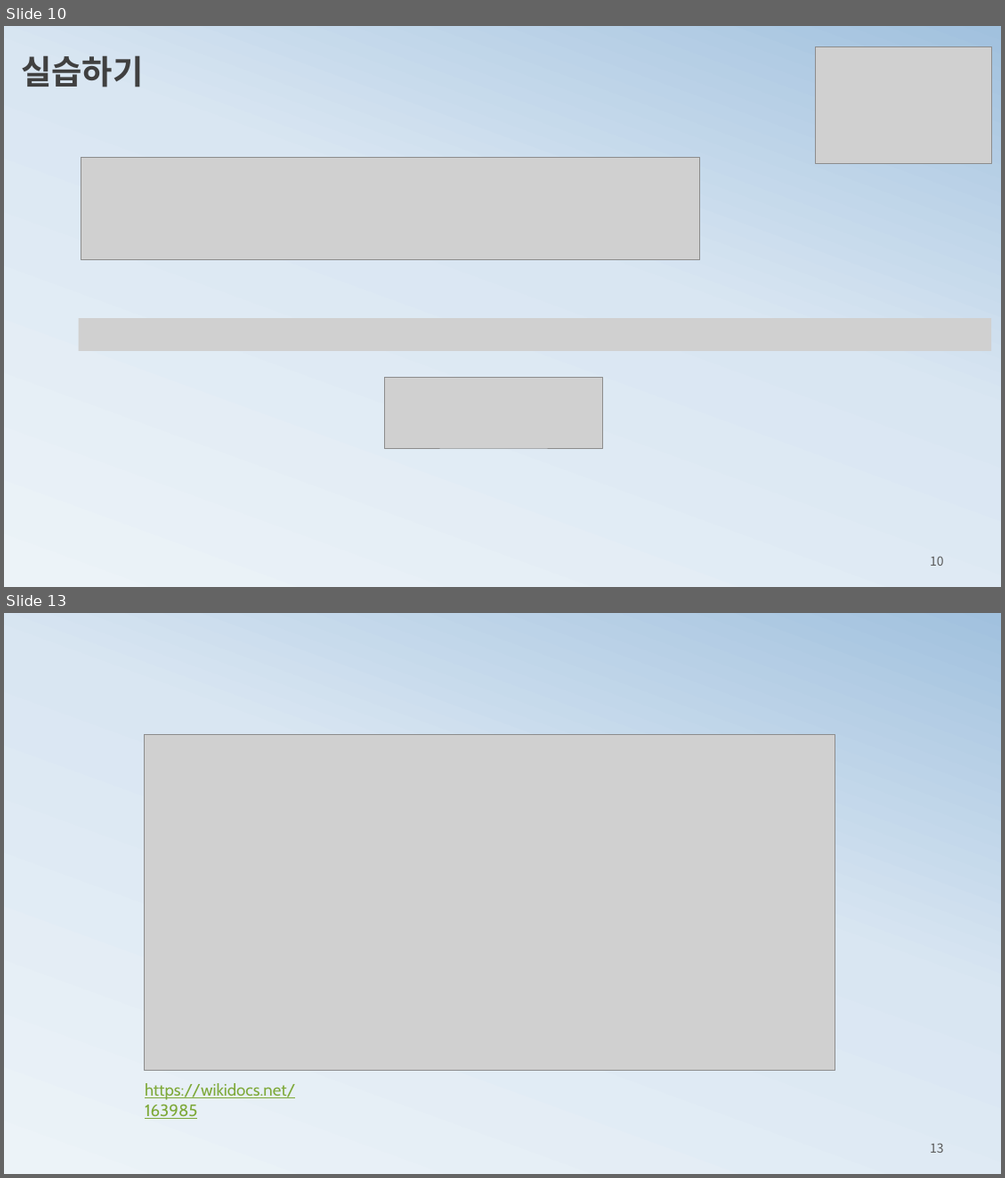
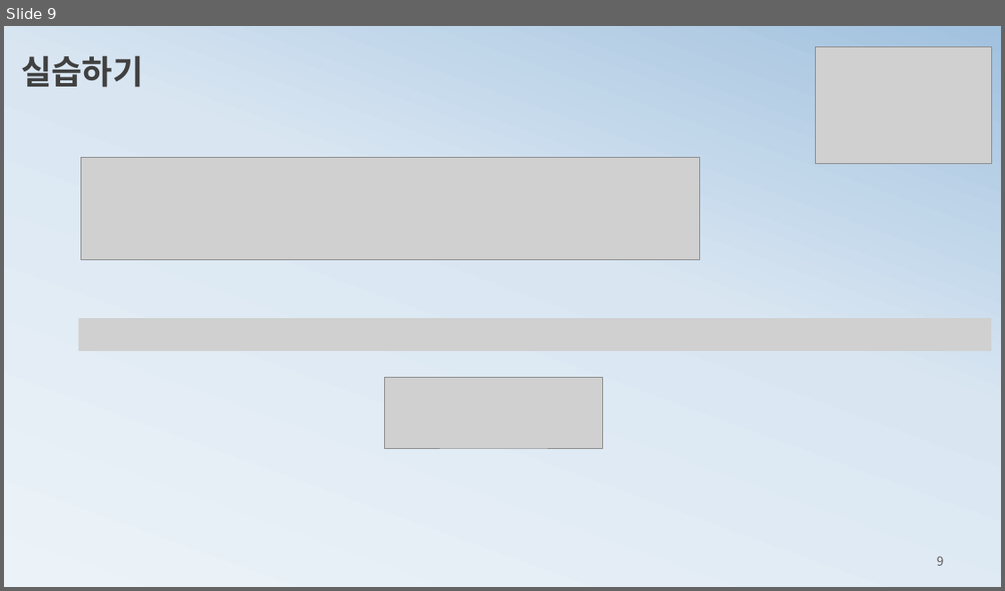
Before and after one commit to ancestor9/mathematics-for-machine-learning, a slide deck: 4_Estimation.pptx. Shown one above the other, each under a label of ours: slides 10 and 13 before the commit, slide 9 after it; the slides between them are not shown. The pictures are 1005x1178 and 1005x591 pixels, drawn with LibreOffice and Linux fonts; fonts in the diff are those of the drawing; grey boxes stand for pictures. Boxes give left, top, right and bottom in pixels: in the first picture for what was removed or moved away, otherwise in the second. Text is boxed around its words. In the diff, an @@ line names an element or a change of style, - is before the commit and + after.

```diff
--- a/4_Estimation.pptx
+++ b/4_Estimation.pptx
@@ slide 13 removed at box(4, 613, 1001, 1174), background gradient #ECF3F8 to #D9E6F2 to #A1C1DE @@
@@ picture removed at box(145, 734, 834, 1070) @@
@@ text removed at box(145, 1083, 295, 1119) @@
-https://wikidocs.net/163985
@@ page number removed at box(930, 1143, 944, 1152) @@
-13
@@ what was slide 10 is now slide 9 @@
@@ page number at box(937, 556, 944, 565): text changed @@
-10
+9
```
Also in this commit, not shown: 2 slides changed, 1 slide added, 3 other slides removed.
